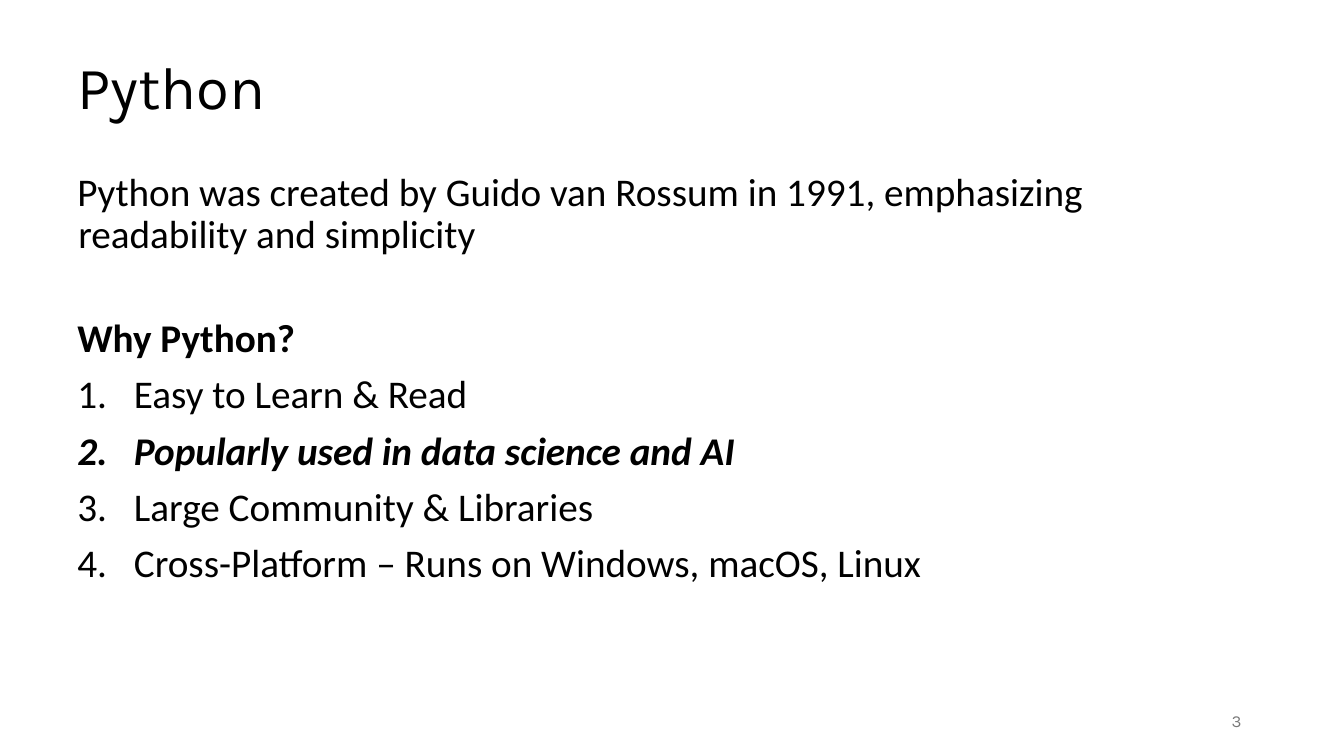
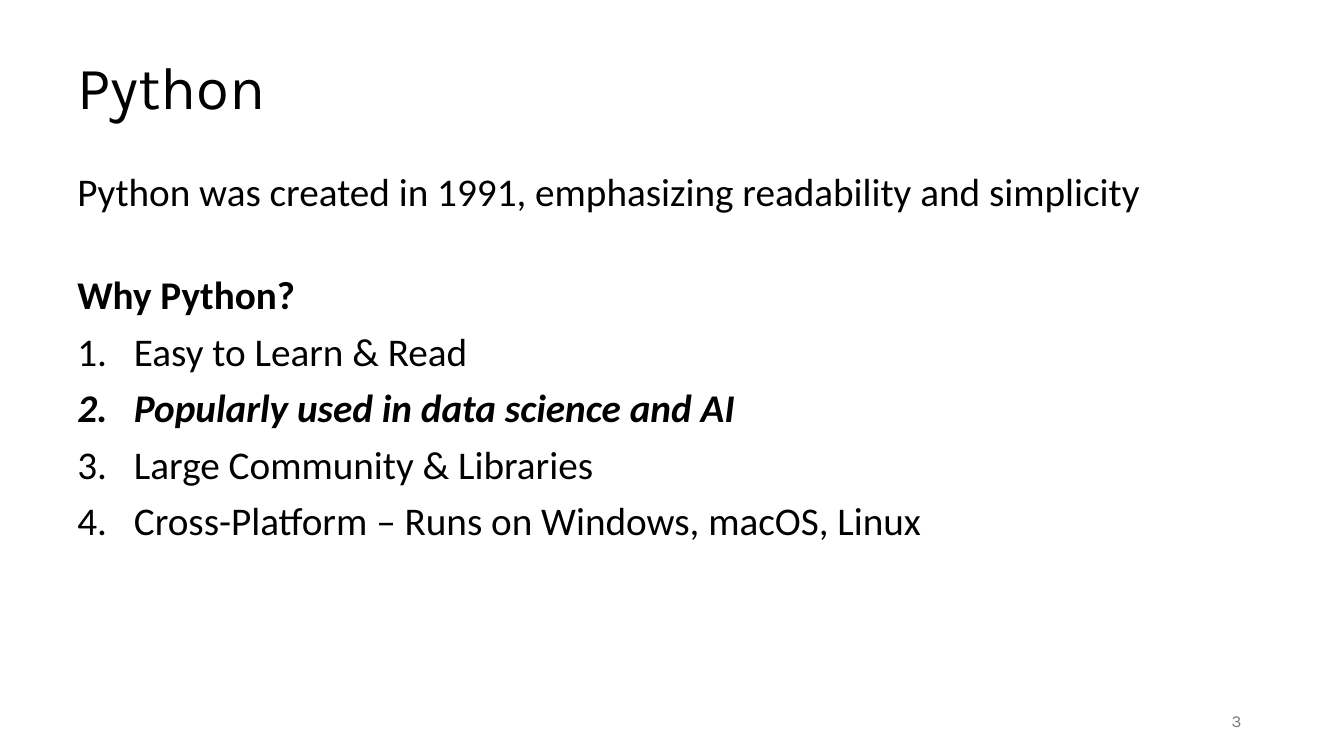
Before and after one commit to liu3zhenlab/teaching, a slide deck: slide 3 of PLPTH813Bioinformatis/2025/1_lecture/lecture16_Python.pptx. Drawn at 1344x756 pixels with LibreOffice and Linux fonts; fonts in the diff are those of the drawing. Boxes give left, top, right and bottom in pixels: in the first picture for what was removed or moved away, otherwise in the second. Text is boxed around its words. In the diff, an @@ line names an element or a change of style, - is before the commit and + after.

```diff
--- a/PLPTH813Bioinformatis/2025/1_lecture/lecture16_Python.pptx
+++ b/PLPTH813Bioinformatis/2025/1_lecture/lecture16_Python.pptx
@@ text at (77, 178, 1139, 213): text changed @@
-Python was created by Guido van Rossum in 1991, emphasizing readability and simplicity
+Python was created in 1991, emphasizing readability and simplicity
```
Also in this commit, not shown: 13 other slides changed, 1 slide added.
